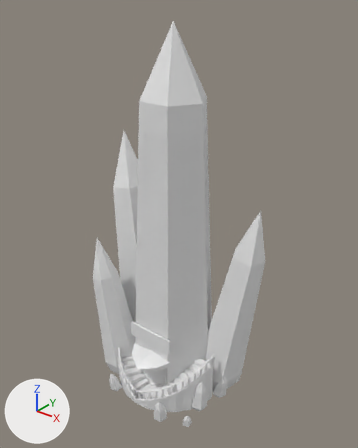
A saved change to the glTF model src/art/assets/hotel.glb.
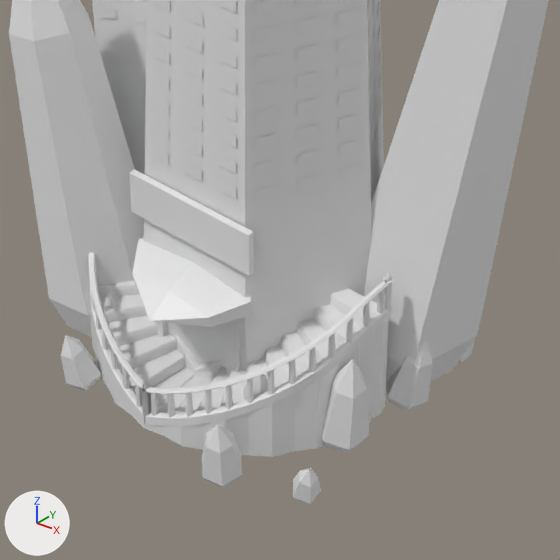
Old and new are each drawn whole from a 50 mm camera at (21.06, -25.21, 30.08) aimed at (-0.21, 1.38, 13.6) and again close up on the part from 25% to 75% of the width and 60% to 99% of the height. Arrows for +X, +Y and +Z are at lower left; the lights stay in place. The older version's two pictures come first. Vertices at exactly the same position are counted once.

In view in the first close-up: 'stair-left-baluster', 'stair-left-rail', 'stair-left-stringer', 'stair-left-tread', 'stair-right-tread', 'tower-crystals', 'tower-main', 'tower-porch', 'tower-signboard', 'tower-spire-a', 'tower-spire-b', 'tower-spire-c', 'tower-windows' and 6 more.
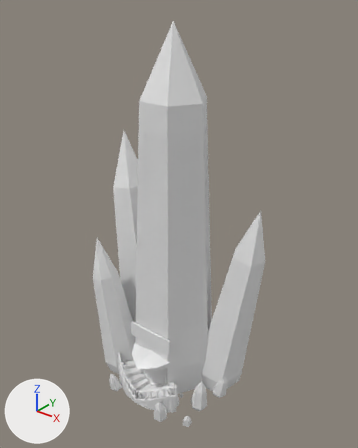
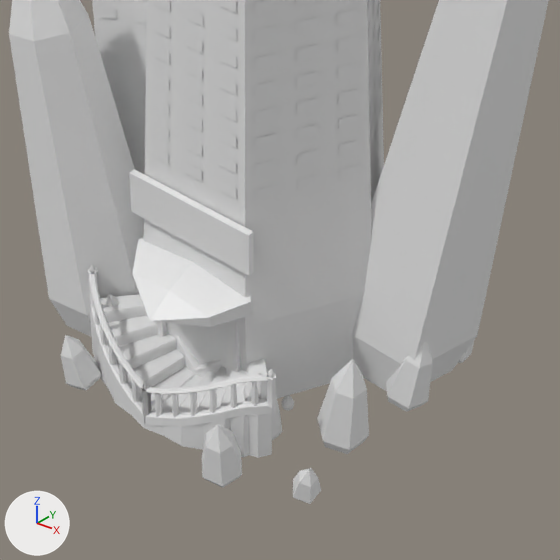
What differs and where, as boxes (x1, y1, x2, y2) in the close-ups (560 x 560 px; the box of a moved part takes in the faces that stretch with it):
'stair-left-stringer', reshaped (48% narrower, 37% shorter): before (144, 308, 390, 457); after (144, 364, 272, 458)
'stair-left-tread', reshaped: before (158, 289, 377, 413); after (153, 358, 267, 413)
'stair-right-tread', reshaped: before (98, 281, 195, 407); after (100, 295, 195, 412)
'stair-left-baluster', reshaped (56% narrower, 71% shorter): before (151, 289, 384, 417); after (155, 381, 258, 418)
'stair-left-rail', reshaped: before (146, 281, 389, 394); after (146, 360, 269, 394)
part 1 of me_stair_left_baluster, moved or reshaped: before (151, 393, 158, 416); after (155, 394, 163, 417)
part 2 of me_stair_left_baluster, moved or reshaped: before (168, 394, 175, 417); after (172, 394, 179, 418)
part 3 of me_stair_left_baluster, moved or reshaped: before (186, 393, 193, 417); after (190, 392, 198, 416)
part 4 of me_stair_left_baluster, moved or reshaped: before (205, 390, 212, 414); after (210, 389, 217, 413)
part 5 of me_stair_left_baluster, moved or reshaped: before (226, 385, 233, 410); after (230, 384, 237, 409)
part 6 of me_stair_left_baluster, moved or reshaped: before (247, 378, 253, 403); after (252, 381, 258, 406)
part 7 of me_stair_left_baluster, deleted: before (268, 289, 384, 395)
part 8 of me_stair_left_rail, cut back: before (227, 281, 389, 384); after (225, 375, 269, 387)
part 9 of me_stair_left_stringer, cut back: before (225, 308, 390, 457); after (225, 400, 272, 458)
part 10 of me_stair_left_tread, cut back: before (265, 289, 377, 388)
part 11 of me_stair_right_tread, cut back: before (98, 281, 139, 298)

The edits, one by one:
me_stair_left_baluster is used by ob_stair_left_baluster; location (0.0, 0.0, 0.0).
me_stair_left_baluster had 260 vertices, 468 faces and spanned x 0.19..4.35, y -4.35..-0.19, z 0.51..4.01.
me_stair_left_baluster now has 120 vertices, 216 faces and spans x 0.32..2.81, y -4.34..-3.21, z 0.57..2.41.
me_stair_left_baluster part 1: the loose piece of 20 vertices spanning x 0.19..0.35, y -4.35..-4.17, z 0.51..1.26 is moved by (0.13, 0.01, 0.06).
me_stair_left_baluster part 2: the loose piece of 20 vertices spanning x 0.69..0.86, y -4.29..-4.11, z 0.75..1.51 is moved by (0.13, 0.03, 0.06).
me_stair_left_baluster part 3: the loose piece of 20 vertices spanning x 1.19..1.36, y -4.16..-3.99, z 1.0..1.75 is moved by (0.12, 0.04, 0.06).
me_stair_left_baluster part 4: the loose piece of 20 vertices spanning x 1.67..1.85, y -3.97..-3.81, z 1.24..2.0 is moved by (0.11, 0.05, 0.06).
me_stair_left_baluster part 5: the loose piece of 20 vertices spanning x 2.12..2.3, y -3.73..-3.57, z 1.49..2.24 is moved by (0.1, 0.06, 0.05).
me_stair_left_baluster part 6: the loose piece of 20 vertices spanning x 2.55..2.72, y -3.44..-3.28, z 1.73..2.49 is moved by (0.09, 0.07, -0.08).
me_stair_left_baluster part 7: 7 loose pieces with 140 vertices, spanning x 2.93..4.35, y -3.11..-0.19, z 1.98..4.01, are deleted.
me_stair_left_rail is used by ob_stair_left_rail; location (0.0, 0.0, 0.0).
me_stair_left_rail had 366 vertices, 724 faces and spanned x 0.0..4.36, y -4.36..0.0, z 0.39..4.12.
me_stair_left_rail now has 180 vertices, 352 faces and spans x 0.0..3.08, y -4.36..-1.57, z 0.39..2.52.
me_stair_left_rail part 8: 26 vertices moved from x 2.35..3.24, y -3.62..-2.83, z 2.4..2.95 to x 2.25..3.08, y -3.68..-2.99, z 2.36..2.52; 102 vertices removed from x 2.3..4.36, y -3.54..0.0, z 2.42..4.12; 12 vertices added at x 2.18..3.05, y -3.72..-2.96, z 2.24..2.52.
Other edits to the shape of me_stair_left_rail do not show in these pictures.
me_stair_left_stringer is used by ob_stair_left_stringer; location (0.0, 0.0, 0.0).
me_stair_left_stringer had 320 vertices, 632 faces and spanned x 0.0..4.4, y -4.41..0.0, z 0.0..3.3.
me_stair_left_stringer now has 200 vertices, 392 faces and spans x 0.0..3.09, y -4.41..-1.58, z 0.0..1.7.
me_stair_left_stringer part 9: 20 vertices moved from x 2.54..3.66, y -3.47..-2.09, z 0.0..2.55 to x 2.18..2.95, y -3.73..-2.95, z 0.0..1.7; 87 vertices removed from x 2.54..4.4, y -3.47..0.0, z 0.0..3.3; 27 vertices added at x 2.18..3.09, y -3.73..-2.95, z 0.0..1.7.
Other edits to the shape of me_stair_left_stringer do not show in these pictures.
me_stair_left_tread is used by ob_stair_left_tread; location (0.0, 0.0, 0.0).
me_stair_left_tread had 160 vertices, 316 faces and spanned x 0.0..4.2, y -4.2..0.0, z 0.0..3.2.
me_stair_left_tread now has 80 vertices, 156 faces and spans x 0.0..2.97, y -4.2..-1.7, z 0.0..1.6.
Part 10, on me_stair_left_tread:
80 vertices are removed from x 1.71..4.2, y -2.96..0.0, z 1.06..3.2.
162 faces are deleted.
2 new faces join them.
me_stair_right_tread is used by ob_stair_right_tread; location (0.0, 0.0, 0.0).
me_stair_right_tread had 160 vertices, 316 faces and spanned x -4.2..0.0, y -4.2..0.0, z 0.0..3.2.
me_stair_right_tread now has 80 vertices, 156 faces and spans x -2.97..0.0, y -4.2..-1.7, z 0.0..1.6.
Part 11, on me_stair_right_tread:
80 vertices are removed from x -4.2..-1.71, y -2.96..0.0, z 1.06..3.2.
162 faces are deleted.
2 new faces join them.
